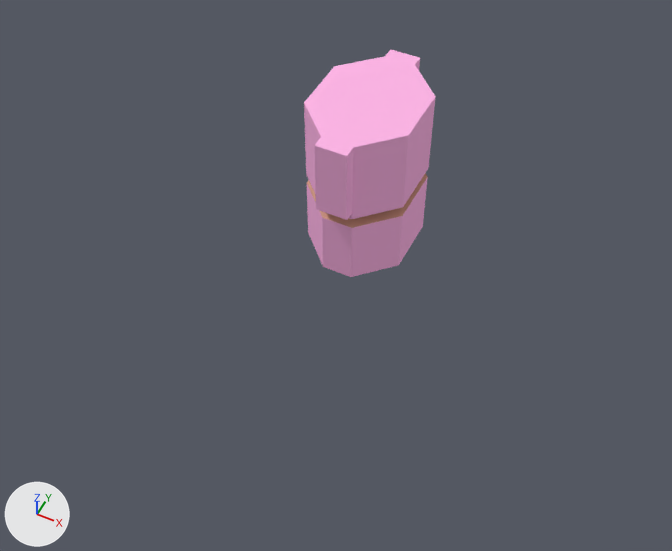
The Blender file assets/lvl/Office.blend, before and after one commit.
Rendered twice from a 50 mm camera at (220.0, -496.0, 493.0) aimed at (3.0, -60.0, -52.0). Lighting does not change. The marker at lower left points along +X, +Y and +Z.
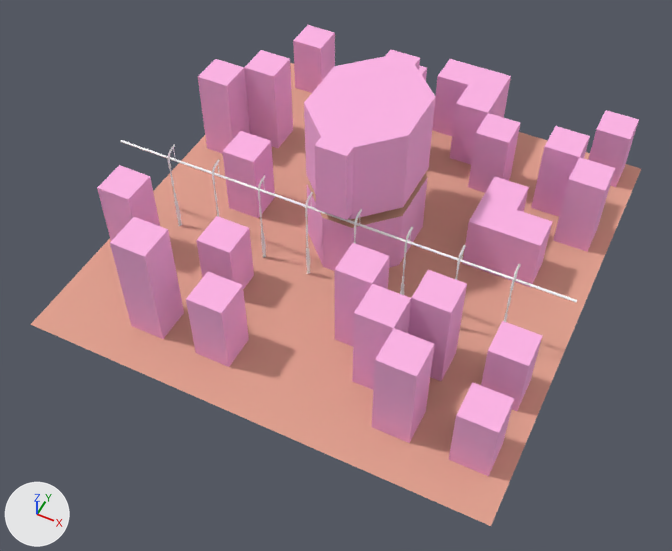
What changed in the scene script:
```text
Add me_cube_002:
    me_cube_002.from_pydata([(-188.0, 0.0, -1.0), (-188.0, 1.0, 1.0), (-188.0, -1.0, 1.0), (188.0, 0.0, -1.0), (188.0, -1.0, 1.0), (188.0, 1.0, 1.0)], [], [(2, 4, 5, 1), (3, 4, 2, 0), (1, 5, 3, 0)])
    me_cube_002.materials.append(mat_white)  # white #ffffff
Add ob_cube_005_proxy:
    ob_cube_005_proxy = bpy.data.objects.new('Cube.005_proxy', me_cube_010)  # 93 vertices, 88 faces; spans x -6.0..6.0, y -1.7..1.7, z -61.7..61.7; in mat_white_001 (white #ffffff)
    ob_cube_005_proxy.location = (-20.0, -60.1, -38.5)
    ob_cube_005_proxy.rotation_euler = (0.0, 0.0, 1.571)  # degrees (0, 0, 90)
Add ob_cube_004:
    ob_cube_004 = bpy.data.objects.new('Cube.004', me_cube_002)
    ob_cube_004.location = (-4.4, -55.5, 7.1)
Add ob_cube_005_proxy_001:
    ob_cube_005_proxy_001 = bpy.data.objects.new('Cube.005_proxy.001', me_cube_010.copy())
    ob_cube_005_proxy_001.location = (20.0, -60.1, -38.5)
    ob_cube_005_proxy_001.rotation_euler = (0.0, 0.0, 1.571)  # degrees (0, 0, 90)
Add ob_cube_005_proxy_002:
    ob_cube_005_proxy_002 = bpy.data.objects.new('Cube.005_proxy.002', me_cube_010.copy())
    ob_cube_005_proxy_002.location = (-60.0, -60.1, -38.5)
    ob_cube_005_proxy_002.rotation_euler = (0.0, 0.0, 1.571)  # degrees (0, 0, 90)
Add ob_cube_005_proxy_003:
    ob_cube_005_proxy_003 = bpy.data.objects.new('Cube.005_proxy.003', me_cube_010.copy())
    ob_cube_005_proxy_003.location = (-100.0, -60.1, -38.5)
    ob_cube_005_proxy_003.rotation_euler = (0.0, 0.0, 1.571)  # degrees (0, 0, 90)
Add ob_cube_005_proxy_004:
    ob_cube_005_proxy_004 = bpy.data.objects.new('Cube.005_proxy.004', me_cube_010.copy())
    ob_cube_005_proxy_004.location = (60.0, -60.1, -38.5)
    ob_cube_005_proxy_004.rotation_euler = (0.0, 0.0, 1.571)  # degrees (0, 0, 90)
Add ob_cube_005_proxy_005:
    ob_cube_005_proxy_005 = bpy.data.objects.new('Cube.005_proxy.005', me_cube_010.copy())
    ob_cube_005_proxy_005.location = (100.0, -60.1, -38.5)
    ob_cube_005_proxy_005.rotation_euler = (0.0, 0.0, 1.571)  # degrees (0, 0, 90)
Add ob_cube_005_proxy_006:
    ob_cube_005_proxy_006 = bpy.data.objects.new('Cube.005_proxy.006', me_cube_010.copy())
    ob_cube_005_proxy_006.location = (140.0, -60.1, -38.5)
    ob_cube_005_proxy_006.rotation_euler = (0.0, 0.0, 1.571)  # degrees (0, 0, 90)
Add ob_cube_005_proxy_007:
    ob_cube_005_proxy_007 = bpy.data.objects.new('Cube.005_proxy.007', me_cube_010.copy())
    ob_cube_005_proxy_007.location = (-140.0, -60.1, -38.5)
    ob_cube_005_proxy_007.rotation_euler = (0.0, 0.0, 1.571)  # degrees (0, 0, 90)
Add ob_plane:
    ob_plane = bpy.data.objects.new('Plane', me_plane)  # 49 vertices, 31 faces; spans x -100.0..85.0, y -76.0..128.0, z -40.0..38.0; in mat_inaccessible (pink #ffb6e7), mat_accessible (beige #e2a492)
    ob_plane.location = (99.7, -128.2, -16.5)
Add ob_plane_001:
    ob_plane_001 = bpy.data.objects.new('Plane.001', me_plane_001)  # 39 vertices, 21 faces; spans x -83.0..100.0, y -76.0..128.0, z -46.0..44.0; in mat_inaccessible (pink #ffb6e7), mat_accessible (beige #e2a492)
    ob_plane_001.location = (-99.7, -128.2, -10.0)
Add ob_plane_002:
    ob_plane_002 = bpy.data.objects.new('Plane.002', me_plane_002)  # 59 vertices, 36 faces; spans x -97.0..85.0, y -100.0..105.0, z -45.0..42.0; in mat_inaccessible (pink #ffb6e7), mat_accessible (beige #e2a492)
    ob_plane_002.location = (-85.5, 71.2, -11.5)
Add ob_plane_003:
    ob_plane_003 = bpy.data.objects.new('Plane.003', me_plane_003)  # 67 vertices, 43 faces; spans x -85.0..99.0, y -85.0..90.0, z -35.0..32.0; in mat_inaccessible (pink #ffb6e7), mat_accessible (beige #e2a492)
    ob_plane_003.location = (85.5, 85.5, -21.5)
```

Boxes [x1, y1, x2, y2] around the edits, measured in the pictures (672 x 551 px):
'Plane', added
    after: [240, 243, 584, 526]
'Plane.001', added
    after: [30, 164, 335, 416]
'Plane.003', added
    after: [411, 59, 641, 306]
'Plane.002', added (pink)
    after: [179, 25, 427, 218]
'Cube.004', added
    after: [120, 140, 577, 303]
'Cube.005_proxy.007', added
    after: [168, 144, 182, 226]
'Cube.005_proxy', added
    after: [305, 192, 313, 274]
'Cube.005_proxy.002', added
    after: [258, 175, 266, 258]
'Cube.005_proxy.004', added
    after: [400, 227, 413, 295]
'Cube.005_proxy.006', added
    after: [504, 264, 521, 322]
'Cube.005_proxy.003', added
    after: [212, 159, 219, 217]
'Cube.005_proxy.005', added
    after: [455, 245, 466, 280]
'Cube.005_proxy.001', added
    after: [354, 209, 362, 244]
